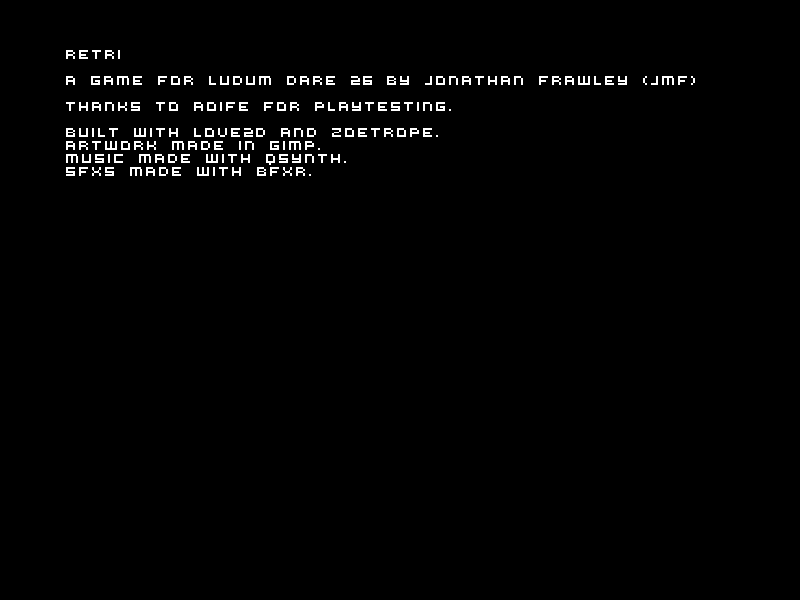
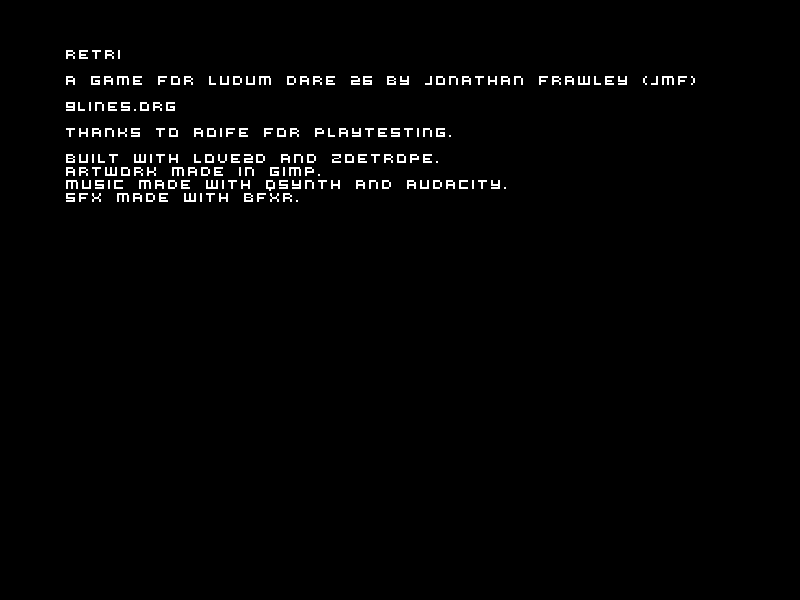
Comparing the layer stacks of the two 800x600 images. Changes:
painted on "reTri ..." over box(66, 102, 506, 202)
